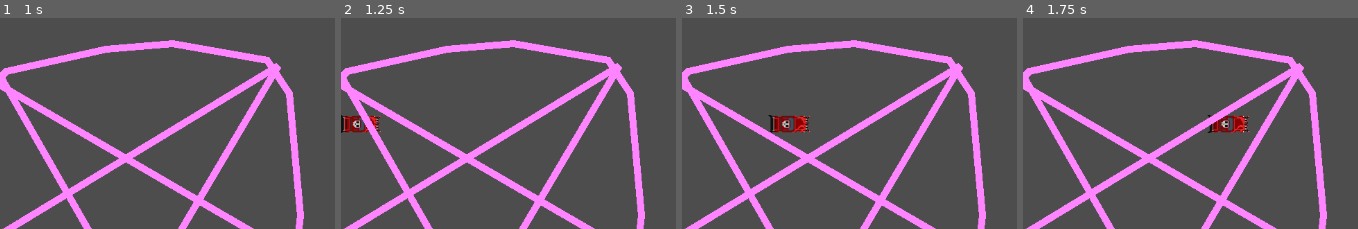
Above: before the commit, frames 1-4 (left to right).
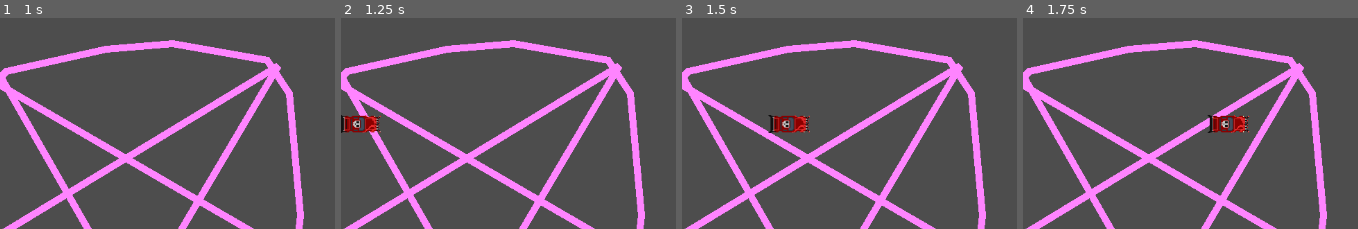
Above: after the commit, the same moments.

Repository: Beat1823/LudumDare55
Game: Godot game, scene res://Scenes/main_screen.tscn
Two runs of this game, one before a commit and one after it. Both use one fixed random seed, a clock stepped at 60 frames per second and the inputs below. The engine's default icon, where the game draws it, is replaced by a stand-in: a white triangle on a blue panel in a dark square.
Inputs:
- Up to frame 1 (1 s): tap Enter at 0.5 s; hold Up (accelerate) from 0.53 s (still down)
- Up to frame 2 (1.25 s): keep holding Up (accelerate)
- Up to frame 3 (1.5 s): keep holding Up (accelerate)
- Up to frame 4 (1.75 s): keep holding Up (accelerate)
The pictures show only the part of the screen within x 21-71%, y 15-65%; the shares and areas given below are measured in that part.

Frame 1 is identical in both runs. In frame 2, 0.2% of the frame differs, in the area x 5-11%, y 45-55%; in frame 3, less than 0.1%; in frame 4, 0.1%.

Commit message:
put car over pentagram

Diff:
--- a/Scenes/main_screen.tscn
+++ b/Scenes/main_screen.tscn
@@ -20,6 +20,8 @@
 script = ExtResource("1_3k6bo")
 pedestrian_scene = ExtResource("2_eihxn")
 
+[node name="Pentagram" parent="." instance=ExtResource("4_nvv3w")]
+
 [node name="Car" parent="." instance=ExtResource("3_636hp")]
 position = Vector2(221, 244)
 
@@ -35,8 +37,6 @@
 [node name="PedestrianSpawnLocation" type="PathFollow2D" parent="PedestrianPath"]
 position = Vector2(56, 64)
 
-[node name="Pentagram" parent="." instance=ExtResource("4_nvv3w")]
-
 [node name="Blood" parent="." instance=ExtResource("4_icjts")]
 position = Vector2(352, 240)
 
